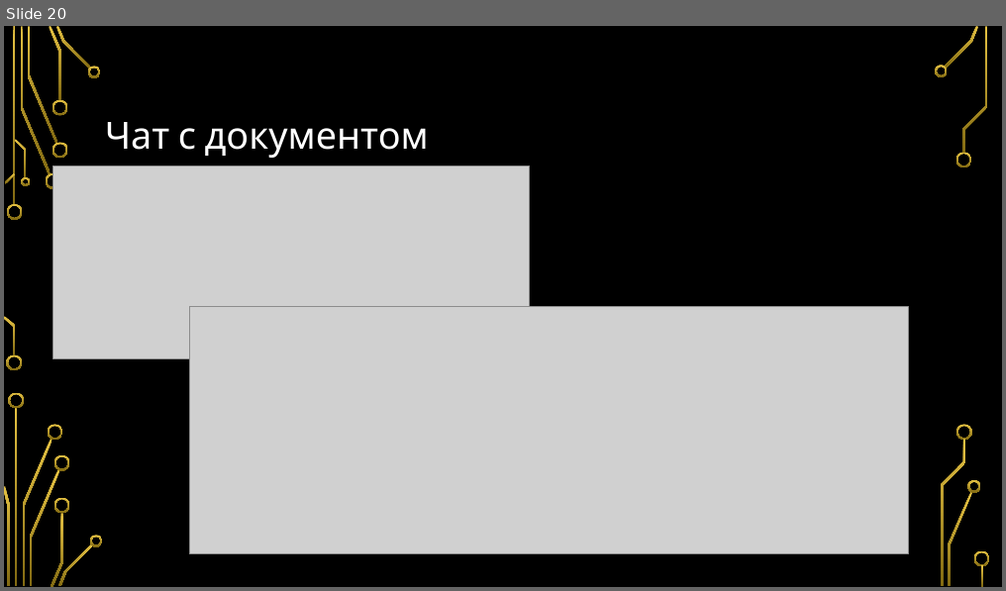
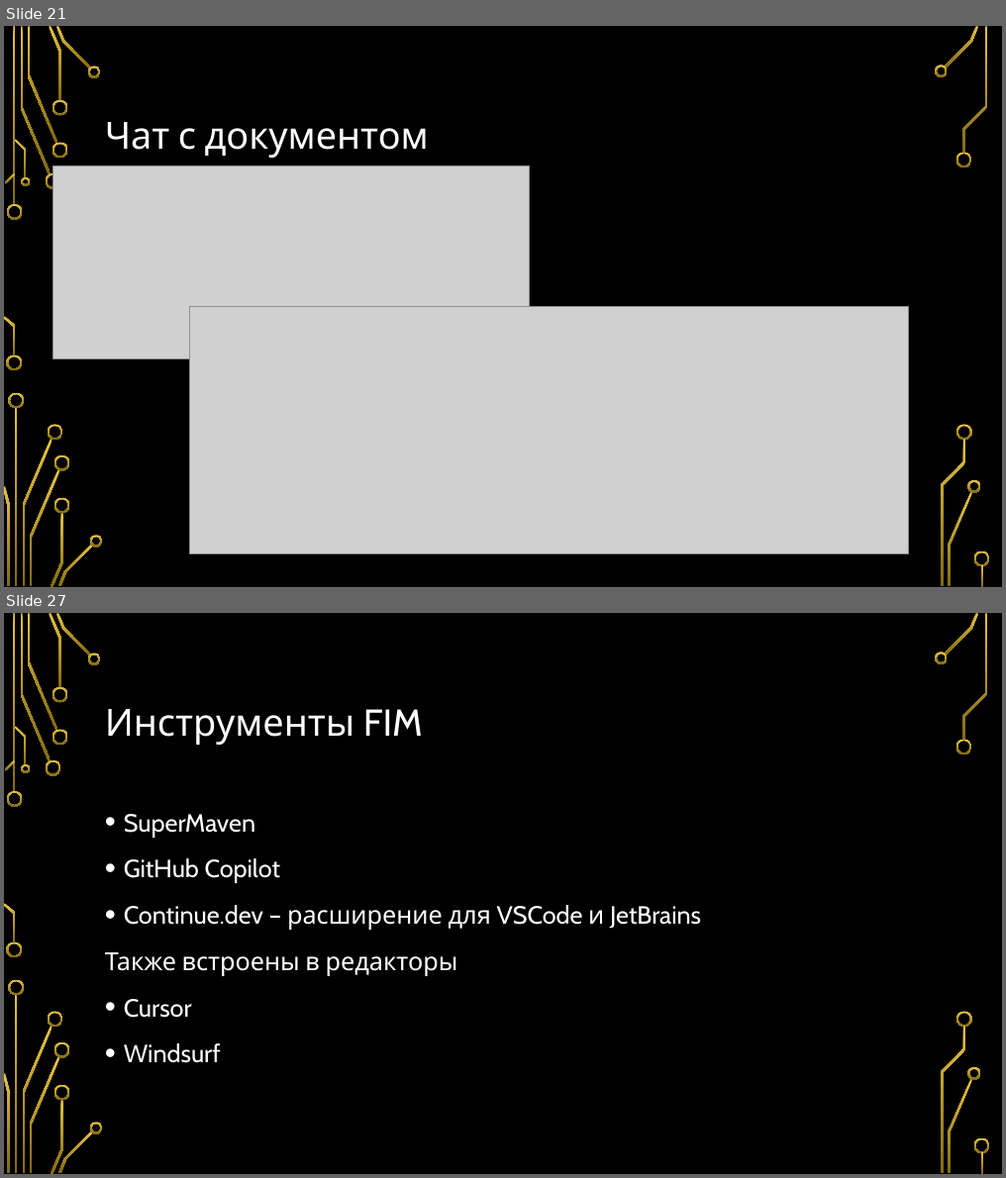
Before and after one commit to Vovch/AI-Presentation, a slide deck: Инструменты ИИ для программирования.pptx. Shown one above the other, each under a label of ours: slide 20 before the commit, slides 21 and 27 after it; the slides between them are not shown. The pictures are 1006x591 and 1006x1178 pixels, drawn with LibreOffice and Linux fonts; fonts in the diff are those of the drawing; grey boxes stand for pictures; background and template pictures are left out. Boxes give left, top, right and bottom in pixels: in the first picture for what was removed or moved away, otherwise in the second. Text is boxed around its words. In the diff, an @@ line names an element or a change of style, - is before the commit and + after.

```diff
--- a/Инструменты ИИ для программирования.pptx
+++ b/Инструменты ИИ для программирования.pptx
@@ slide 27 added at (x1=4, y1=613, x2=1002, y2=1174), background picture (left out); not listed: 36 template elements that a slide beside it also shows @@
@@ title added at (x1=105, y1=709, x2=423, y2=745), 36 pt, text #FFFFFF @@
+Инструменты FIM
@@ text added at (x1=105, y1=814, x2=701, y2=1063), 24 pt, text #FFFFFF @@
+• SuperMaven
+• GitHub Copilot
+• Continue.dev – расширение для VSCode и JetBrains
+Также встроены в редакторы
+• Cursor
+• Windsurf
@@ what was slide 20 is now slide 21 @@
```
Also in this commit, not shown: 4 slides changed, 19 other slides added, 1 slide removed.
